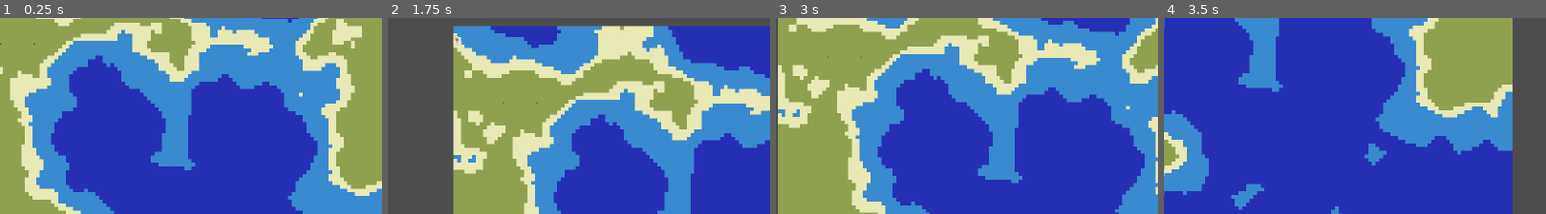
Above: before the commit, frames 1-4 (left to right).
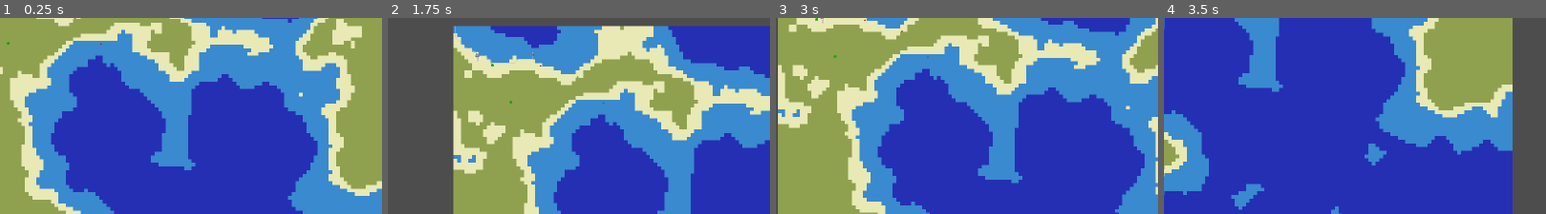
Above: after the commit, the same moments.

Repository: akingno/my_GD_study_test1
Game: Godot game, scene res://Game.tscn
Same seed, same stepped clock (60 frames per second), same inputs: the game is played once before the commit and once after it.
Inputs (mouse positions are % of the whole screen's width and height, from its top left):
- Up to frame 1 (0.25 s): no input
- Up to frame 2 (1.75 s): tap Enter (ui_accept) at 0.5, 0.77, 1.07, 1.25 s; move the mouse to (72, 45) at 0.52 s; press the mouse at (72, 45) at 0.53 s; right-click (72, 45) at 0.8 s; release the mouse at (72, 45) at 1.25 s; drag from (30, 55) to (45, 70) at 1.27 s
- Up to frame 3 (3 s): tap Enter (ui_accept) at 2, 2.1, 2.75 s; move the mouse to (60, 28) at 2.02 s; press the mouse at (60, 28) at 2.03 s; release the mouse at (60, 28) at 2.75 s; drag from (45, 70) to (20, 35) at 2.77 s
- Up to frame 4 (3.5 s): no input
The pictures show only the part of the screen within x 0-50%, y 0-50%; the shares and areas given below are measured in that part.

The runs differ from the first frame. In frame 1, less than 0.1% of the frame differs, in the area x 0-27%, y 0-14%; in frame 2, 0.2%, in the area x 17-57%, y 3-44%; in frame 3, less than 0.1%; in frame 4, nothing differs.
Error before the commit: Invalid call. Nonexistent function 'RequstPath' in base 'Node2D (PathFinding.gd)'. (res://Pawn.gd:37)

Commit message:
add based on tutorial 6

Diff:
--- a/Item/Item.gd
+++ b/Item/Item.gd
@@ -9,6 +9,9 @@
 @export var value : float
 @export var modifier : Modifier
 
+@onready var taskManager = $"../../TaskManager"
+@onready var itemManager = $"../../ItemManager"
+
 
 # Called when the node enters the scene tree for the first time.
 func _ready():
--- /dev/null
+++ b/Item/Plant/BerryBush.gd
@@ -0,0 +1,24 @@
+extends Plant
+
+class_name BerryBush
+
+
+
+
+func _init():
+	super._init()
+	harvestDifficulty = 1
+	harvestItem  = "res://Item/Food/Berry.tscn"
+	harvestAmount = Vector2i(5,15)
+
+# Called when the node enters the scene tree for the first time.
+func _ready():
+	pass # Replace with function body.
+
+
+# Called every frame. 'delta' is the elapsed time since the previous frame.
+func _process(delta):
+	pass
+
+func OnClick():
+	taskManager.AddTask(Task.TaskType.Harvest,self)
--- /dev/null
+++ b/Item/Plant/BerryBush.tscn
@@ -0,0 +1,24 @@
+[gd_scene load_steps=6 format=3 uid="uid://5ql41r472ir3"]
+
+[ext_resource type="Texture2D" uid="uid://c5vgfvcvd1pmn" path="res://object_tileset.png" id="1_knhoi"]
+[ext_resource type="Script" path="res://Item/Plant/BerryBush.gd" id="1_tdsy2"]
+[ext_resource type="Script" path="res://Item/Plant/clickTarget.gd" id="3_njhha"]
+
+[sub_resource type="AtlasTexture" id="AtlasTexture_r5cac"]
+atlas = ExtResource("1_knhoi")
+region = Rect2(16, 16, 16, 16)
+
+[sub_resource type="RectangleShape2D" id="RectangleShape2D_ix2fr"]
+size = Vector2(12, 12)
+
+[node name="BerryBush" type="Sprite2D"]
+texture = SubResource("AtlasTexture_r5cac")
+script = ExtResource("1_tdsy2")
+id = 3
+
+[node name="clickTarget" type="Area2D" parent="."]
+script = ExtResource("3_njhha")
+
+[node name="CollisionShape2D" type="CollisionShape2D" parent="clickTarget"]
+position = Vector2(0, 1)
+shape = SubResource("RectangleShape2D_ix2fr")
--- /dev/null
+++ b/Item/Plant/Plant.gd
@@ -0,0 +1,33 @@
+extends Item
+
+class_name Plant
+enum FoodType {Normal = 0, Vege = 1, Meat = 2}
+
+var harvestProgress : float = 0
+var harvestDifficulty : float
+
+var harvestItem : String
+var harvestAmount : Vector2i
+
+func _init():
+	add_to_group("Plant")
+# Called when the node enters the scene tree for the first time.
+func _ready():
+	pass # Replace with function body.
+
+
+# Called every frame. 'delta' is the elapsed time since the previous frame.
+func _process(delta):
+	pass
+
+func TryHarvest(amount : float) -> bool:
+	harvestProgress += amount * 1 / harvestDifficulty
+
+	if harvestProgress >= 1:
+		itemManager.RemoveItemFromWorld(self)
+		var rng = RandomNumberGenerator.new()
+		itemManager.SpawnItemByName(harvestItem, randi_range(harvestAmount.x, harvestAmount.y), ItemManager.Block2WorldPosition(position))
+		print(ItemManager.Block2WorldPosition(position))
+		return true
+	else:
+		return false
--- /dev/null
+++ b/Item/Plant/Plant.tscn
@@ -0,0 +1,6 @@
+[gd_scene load_steps=2 format=3 uid="uid://bjobjq3l63sbu"]
+
+[ext_resource type="Script" path="res://Item/Plant/Plant.gd" id="1_hb7xt"]
+
+[node name="Plant" type="Sprite2D"]
+script = ExtResource("1_hb7xt")
--- /dev/null
+++ b/Item/Plant/clickTarget.gd
@@ -0,0 +1,7 @@
+extends Area2D
+
+
+# 下面这个函数当点击时会自动调用
+func _input_event(viewport, event, shape_idx):
+	if event.is_action_pressed("camera_pan"):
+		get_parent().OnClick()
--- a/ItemManager.gd
+++ b/ItemManager.gd
@@ -3,6 +3,8 @@
 class_name ItemManager
 
 var foodPrototypes = []
+var itemPrototypes = []
+
 var itemsInWorld = []
 
 enum ItemCategory { FOOD = 0, NATURE = 1, HANDY = 2, EQUIPMENT = 3}
@@ -12,11 +14,17 @@
 # Called when the node enters the scene tree for the first time.
 func _ready():
 	LoadFood()
-	print(foodPrototypes)
+	LoadItemPrototypes()
+	#print(foodPrototypes)
 
-	SpawnItem(foodPrototypes[0],Vector2i(10,10))
-	SpawnItem(foodPrototypes[0],Vector2i(13,20))
-	SpawnItem(foodPrototypes[0],Vector2i(22,20))
+	SpawnItem(foodPrototypes[0],Vector2i(40,20))
+	SpawnItem(foodPrototypes[0],Vector2i(21,7))
+	SpawnItem(foodPrototypes[0],Vector2i(33,13))
+	SpawnItem(foodPrototypes[0],Vector2i(23,10))
+	SpawnItemByName("res://Item/Plant/BerryBush.tscn",1,Vector2i(10,10))
+	SpawnItemByName("res://Item/Plant/BerryBush.tscn",1,Vector2i(15,20))
+
+
 
 
 
@@ -30,9 +38,26 @@
 	itemsInWorld.append(newItem)
 	newItem.position = World2BlockPosition(pos)
 
+func SpawnItemByName(itemName : String, amount : int, mapPosition : Vector2i):
+	var newItem
+
+	for item in itemPrototypes:
+		if item.get_path() == itemName:
+			newItem = item.instantiate()
+			newItem.count = amount
+
+	if newItem != null:
+		add_child(newItem)
+		itemsInWorld.append(newItem)
+		newItem.position = World2BlockPosition(mapPosition)
+
+
 #按格子(16像素坐标化)
 func World2BlockPosition(pos) -> Vector2:
 	return Vector2(pos.x * 16 + 8, pos.y * 16 + 8)
+
+static func Block2WorldPosition(pos) -> Vector2i:
+	return Vector2i(pos.x / 16, pos.y / 16 )
 
 func FindNearestItem(itemCategory : ItemCategory, worldPosition: Vector2):
 	if len(itemsInWorld) == 0:
@@ -77,3 +102,28 @@
 		elif file_name.ends_with(".tscn") and !file_name.begins_with("Food"):
 			foodPrototypes.append(load(path + "/" + file_name))
 			print(file_name)
+
+func LoadItemPrototypes():
+	var allFileNames = _dir_contents("res://Item/",".tscn")
+	for fileName in allFileNames:
+		itemPrototypes.append(load(fileName))
+		print(fileName)
+
+static func _dir_contents(path, suffix) -> Array[String]:
+	var dir = DirAccess.open(path)
+	if !dir:
+		print("An error occurred when trying to access path: %s" % [path])
+		return []
+
+	var files: Array[String]
+	dir.list_dir_begin()
+	var file_name = dir.get_next()
+	while file_name != "":
+		file_name = file_name.replace('.remap', '')
+		if dir.current_is_dir():
+			files.append_array(_dir_contents("%s/%s" % [path, file_name], suffix))
+		elif file_name.ends_with(suffix):
+			files.append("%s/%s" % [path, file_name])
+		file_name = dir.get_next()
+
+	return files
--- a/Pawn.gd
+++ b/Pawn.gd
@@ -5,6 +5,7 @@
 @onready var itemManager = $"../ItemManager"
 
 const SPEED = 300.0
+var harvestSkill : float = 1
 
 var path = []
 
@@ -15,26 +16,32 @@
 	path = pathfinding.RequestPath(pos,targetPos)
 
 func HasReachedDestination():
+	#var pos = position / terrain.CELL_SIZE
+	#var targetPos = worldPos / terrain.CELL_SIZE
+	#if abs(pos.x -targetPos.x) < 0.5 and abs(pos.y -targetPos.y) < 0.5 and len(path) == 0:
+		##print(pos)
+		##print(targetPos)
+		#return true
+	#return false
 	return len(path) == 0
-
 
 
 
 func _physics_process(delta):
 	#delta:帧间隔时间
 
-	if Input.is_action_just_pressed("right_click"):
-		var pos = position / terrain.CELL_SIZE
-
-		var target_pos = get_global_mouse_position() / terrain.CELL_SIZE
-
-		path = pathfinding.RequestPath(pos,target_pos)
-
-	if Input.is_action_just_pressed("ui_accept"):
-		var pos = position / terrain.CELL_SIZE
-
-		var target_pos = itemManager.FindNearestItem(itemManager.ItemCategory.FOOD, position).position / terrain.CELL_SIZE
-		path = pathfinding.RequstPath(pos,target_pos)
+	#if Input.is_action_just_pressed("right_click"):
+		#var pos = position / terrain.CELL_SIZE
+		#
+		#var target_pos = get_global_mouse_position() / terrain.CELL_SIZE
+		#
+		#path = pathfinding.RequestPath(pos,target_pos)
+		#
+	#if Input.is_action_just_pressed("ui_accept"):
+		#var pos = position / terrain.CELL_SIZE
+		#
+		#var target_pos = itemManager.FindNearestItem(itemManager.ItemCategory.FOOD, position).position / terrain.CELL_SIZE
+		#path = pathfinding.RequstPath(pos,target_pos)
 
 
 
--- a/PownAI.gd
+++ b/PownAI.gd
@@ -18,7 +18,8 @@
 
 var foodNeed : float = 0.4
 var eatSpeed : float = 0.5
-var foodNeedDepleteSpeed : float = 0.05
+var foodNeedDepleteSpeed : float = 0.01
+
 
 
 func _process(delta):
@@ -27,11 +28,13 @@
 	hungerBar.value = foodNeed * 100 #用来显示百分比
 
 	#如果当前任务未完成，就做当前任务
-	if currentTask != null:
+	if currentTask != null: #TODO:此处可能要设一个延迟去取消掉一些任务
 		DoCurrentTask(delta)
 	else:
 		if foodNeed < hungery_line:
 		#如果当前任务完成过了，就通过taskManager要求新任务
+			currentTask = taskManager.RequestFindAndEatFoodTask()
+		else:
 			currentTask = taskManager.RequestTask()
 
 func OnPickUpItem(item):
@@ -58,6 +61,7 @@
 		match subTask.taskType:
 			Task.TaskType.WalkTo:
 				if charController.HasReachedDestination():
+					print("Reached destination")
 					currentTask.OnReachedDestination()
 					OnFinishedSubTask()
 			Task.TaskType.Eat:
@@ -74,6 +78,14 @@
 				currentTask.OnFinishSubTask()
 				OnFinishedSubTask()
 
+			Task.TaskType.Harvest:
+				var targetItem = currentTask.GetCurrentSubTask().targetItem
+				if targetItem.TryHarvest(charController.harvestSkill * delta):
+					currentTask.OnFinishSubTask()
+					OnFinishedSubTask()
+				else:
+					print(targetItem.harvestProgress)
+
 func StartCurrentSubTask(subTask):
 	print("Starting subtask: " + Task.TaskType.keys()[subTask.taskType])
 
@@ -81,7 +93,7 @@
 		Task.TaskType.FindItem:
 			var targetItem = itemManeger.FindNearestItem(subTask.targetItemType, charController.position)
 			if targetItem == null:
-				print("no item, force task to finish")
+				#print("no item, force task to finish")
 				currentTask.Finish()
 			else:
 				currentTask.OnFoundItem(targetItem)
@@ -90,7 +102,8 @@
 
 		Task.TaskType.WalkTo:
 			charController.SetMoveTarget(subTask.targetItem.position)
-			#如果动作需要超过一帧
+			# 如果动作需要超过一帧
+			# 也就是，对于非即时性任务，通过设定为dosubtask中，来防止立马跳到下个任务
 			currentActtion = PawnAction.DoingSubTask
 			# OnFinishedSubTask()
 
@@ -100,4 +113,9 @@
 			OnFinishedSubTask()
 
 		Task.TaskType.Eat:
+			# 此处也是，非即时性任务
 			currentActtion = PawnAction.DoingSubTask
+
+		Task.TaskType.Harvest:
+			# 此处也是，非即时性任务
+			currentActtion = PawnAction.DoingSubTask
--- a/Task.gd
+++ b/Task.gd
@@ -37,6 +37,18 @@
 	OnFinishSubTask()
 	GetCurrentSubTask().targetItem = subTasks[currentSubTask - 1].targetItem
 
+func InitFindAndHarvestTask(targetItem):
+
+	var subTask = Task.new()
+	subTask.taskType = TaskType.WalkTo
+	subTask.targetItem = targetItem
+	subTasks.append(subTask)
+
+	subTask = Task.new()
+	subTask.taskType = TaskType.Harvest
+	subTask.targetItem = targetItem
+	subTasks.append(subTask)
+
 func InitFindAndEatFoodTask():
 	#创建一个找并且吃的task
 	taskName = "Find some food and eat"
--- a/TaskManager.gd
+++ b/TaskManager.gd
@@ -2,8 +2,23 @@
 
 class_name TaskManager
 
+var taskQueue = []
 
 func RequestTask():
+	if len(taskQueue) > 0:
+		var task = taskQueue[0]
+		taskQueue.erase(task)
+		return task
+	return null
+
+func RequestFindAndEatFoodTask():
 	var task = Task.new()
 	task.InitFindAndEatFoodTask()
 	return task
+
+func AddTask(taskType, targetItem):
+	var newTask = Task.new()
+
+	if taskType == Task.TaskType.Harvest:
+		newTask.InitFindAndHarvestTask(targetItem)
+		taskQueue.append(newTask)
